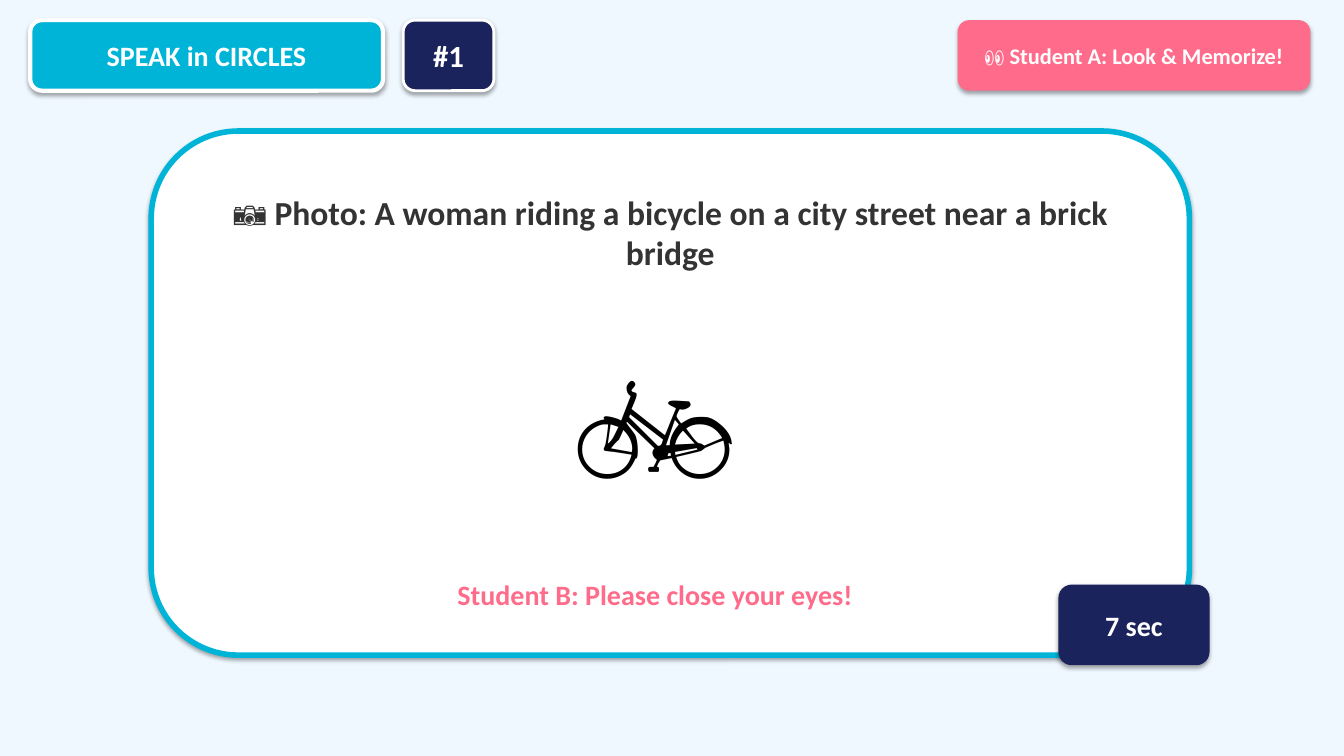
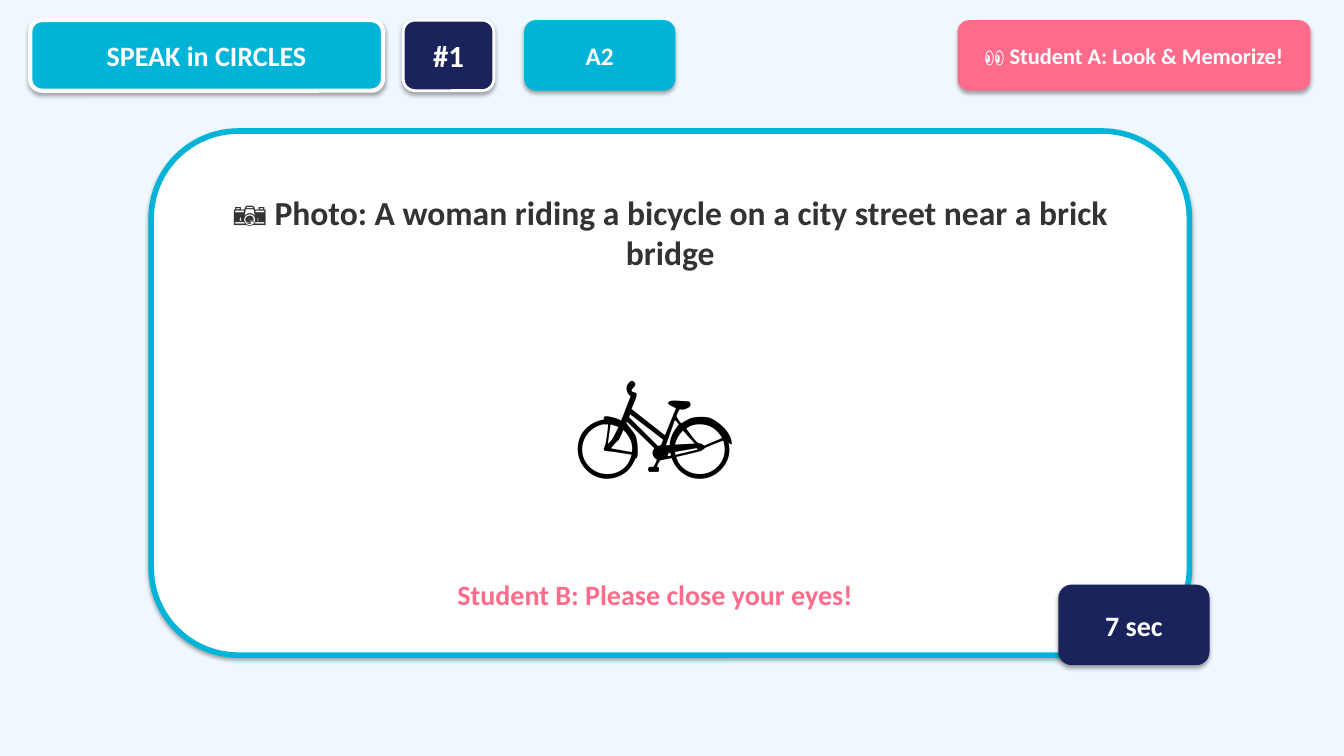
Before and after one commit to macsa2ki25-eng/SpecialAigent, a slide deck: slide 2 of Speak_in_Circles_Activity.pptx. Drawn at 1344x756 pixels with LibreOffice and Linux fonts; fonts in the diff are those of the drawing. Boxes give left, top, right and bottom in pixels: in the first picture for what was removed or moved away, otherwise in the second. Text is boxed around its words. In the diff, an @@ line names an element or a change of style, - is before the commit and + after.

```diff
--- a/Speak_in_Circles_Activity.pptx
+++ b/Speak_in_Circles_Activity.pptx
@@ rounded rectangle added at box(524, 20, 676, 91), fill #00B4D8, 18 pt, text #FFFFFF, bold @@
+A2
```
Also in this commit, not shown: 30 other slides changed, 1 other file.
